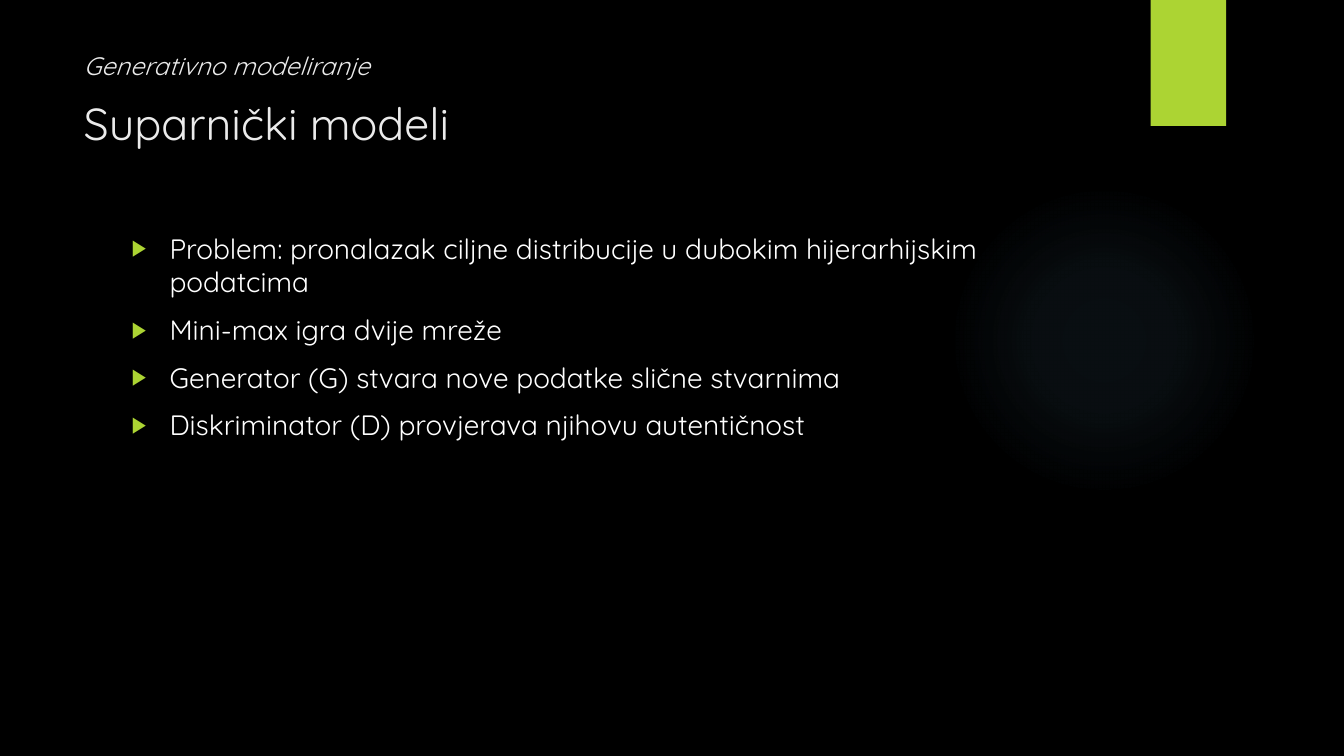
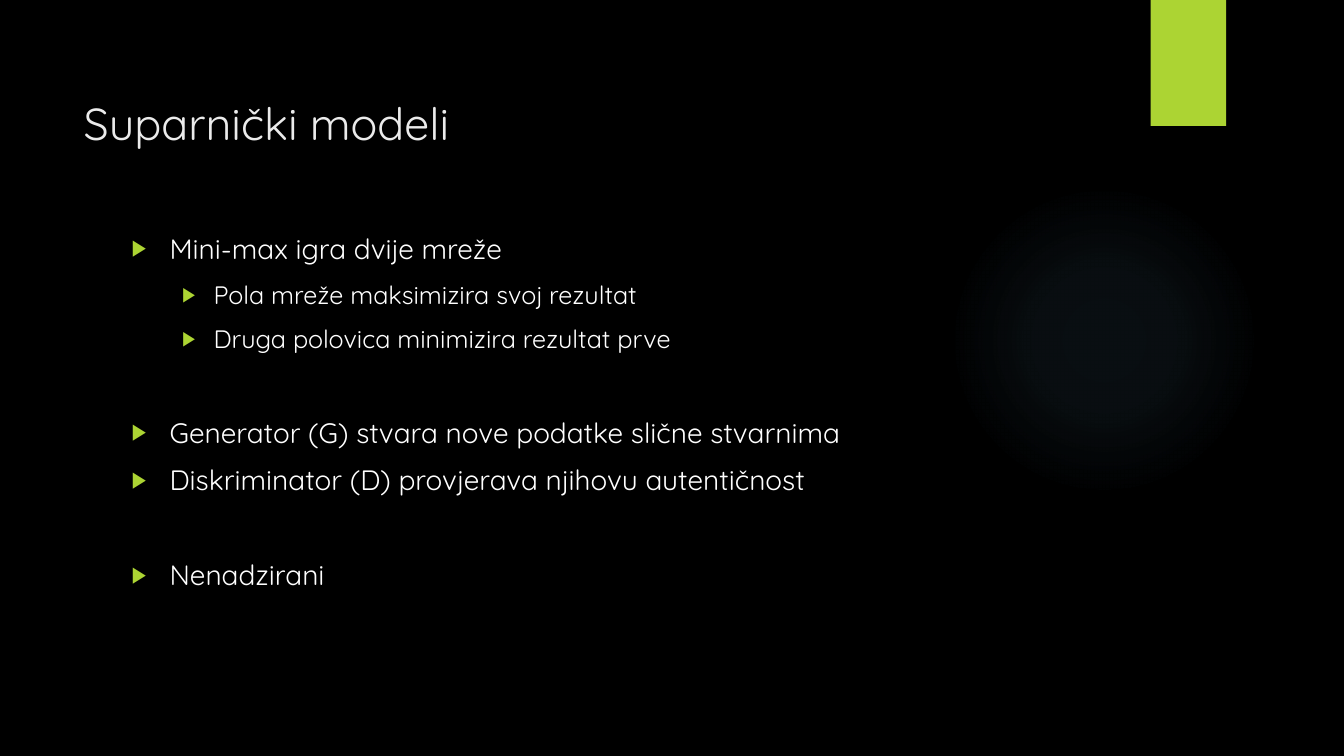
Before and after one commit to v-silverfin/fer-graduate-seminar, a slide deck: slide 4 of kvukic-seminar-presentation-2018.pptx. Drawn at 1344x756 pixels with LibreOffice and Linux fonts; fonts in the diff are those of the drawing; background and template pictures are left out. Boxes give left, top, right and bottom in pixels: in the first picture for what was removed or moved away, otherwise in the second. Text is boxed around its words. In the diff, an @@ line names an element or a change of style, - is before the commit and + after.

```diff
--- a/kvukic-seminar-presentation-2018.pptx
+++ b/kvukic-seminar-presentation-2018.pptx
@@ text removed at [84, 56, 370, 80] @@
-Generativno modeliranje
@@ text at [170, 238, 977, 298]: paragraph removed @@
-▶ Problem: pronalazak ciljne distribucije u dubokim hijerarhijskim podatcima
@@ text at [214, 285, 670, 353]: paragraphs added @@
+  ▶ Pola mreže maksimizira svoj rezultat
+  ▶ Druga polovica minimizira rezultat prve
@@ text at [170, 564, 325, 586]: paragraph added @@
+▶ Nenadzirani
```
Also in this commit, not shown: 14 other slides changed, 2 slides added, 4 slides removed, 4 other files.
